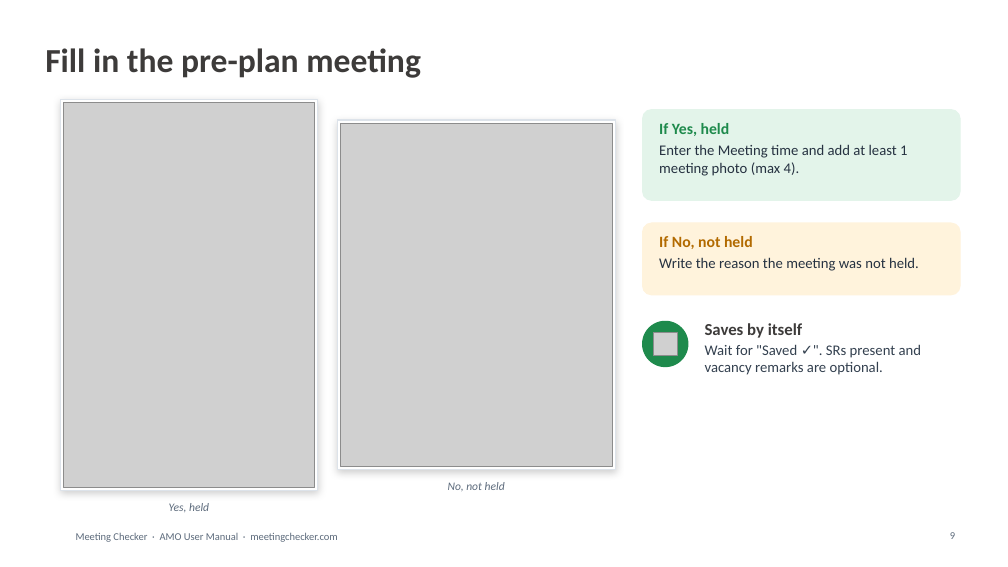
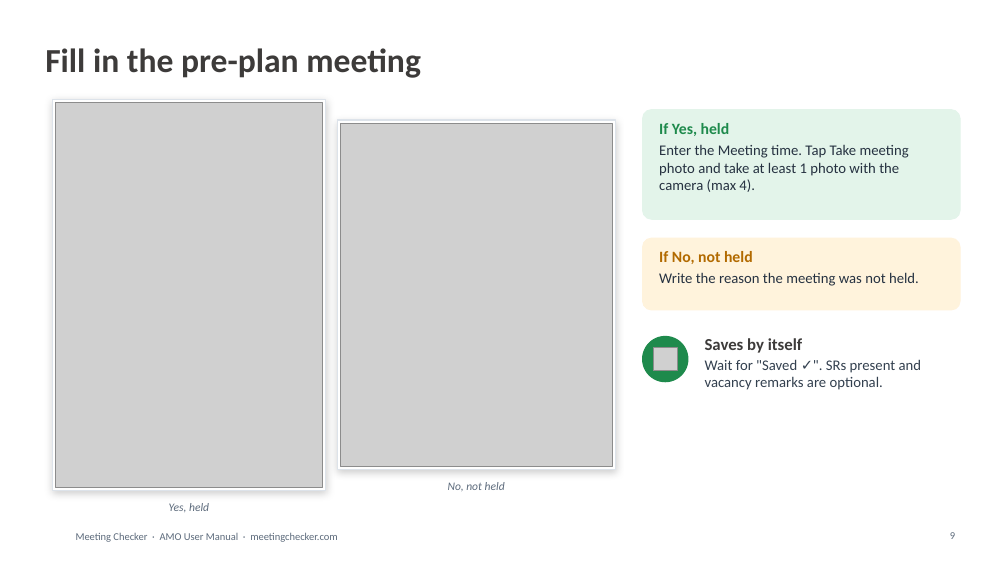
Before and after one commit to asefameerador96-ctrl/Meeting-Checker, a slide deck: slide 9 of docs/user-manuals/Meeting_Checker_AMO_User_Manual.pptx. Drawn at 1008x567 pixels with LibreOffice and Linux fonts; fonts in the diff are those of the drawing; grey boxes stand for pictures; background and template pictures are left out. Boxes give left, top, right and bottom in pixels: in the first picture for what was removed or moved away, otherwise in the second. Text is boxed around its words. In the diff, an @@ line names an element or a change of style, - is before the commit and + after.

```diff
--- a/docs/user-manuals/Meeting_Checker_AMO_User_Manual.pptx
+++ b/docs/user-manuals/Meeting_Checker_AMO_User_Manual.pptx
@@ rectangle: place and size @@
-rectangle at [60,99,318,491]
+rectangle at [53,99,326,491]
@@ picture: place and size @@
-picture at [64,102,315,488]
+picture at [56,102,323,488]
@@ rounded rectangle: place and size @@
-rounded rectangle at [643,110,960,200]
+rounded rectangle at [643,110,960,219]
@@ rounded rectangle at [643,110,960,219]: proportions changed @@
@@ text at [659,145,909,192]: text changed @@
-Enter the Meeting time and add at least 1 meeting photo (max 4).
+Enter the Meeting time. Tap Take meeting photo and take at least 1 photo with the camera (max 4).
@@ 2 texts, 1 picture, 1 rounded rectangle, 1 ellipse: place and size @@
-2 texts, 1 picture, 1 rounded rectangle, 1 ellipse at [643,223,960,375]
+2 texts, 1 picture, 1 rounded rectangle, 1 ellipse at [643,238,960,390]
```
Also in this commit, not shown: 10 other slides changed, 4 slides added, 2 slides removed, 24 other files.
